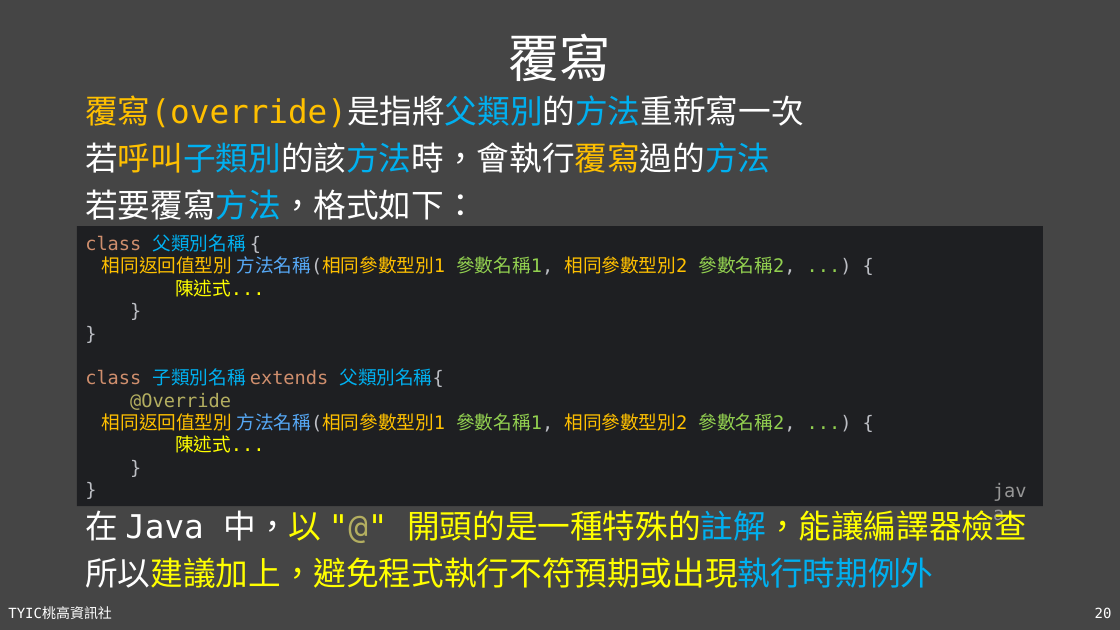
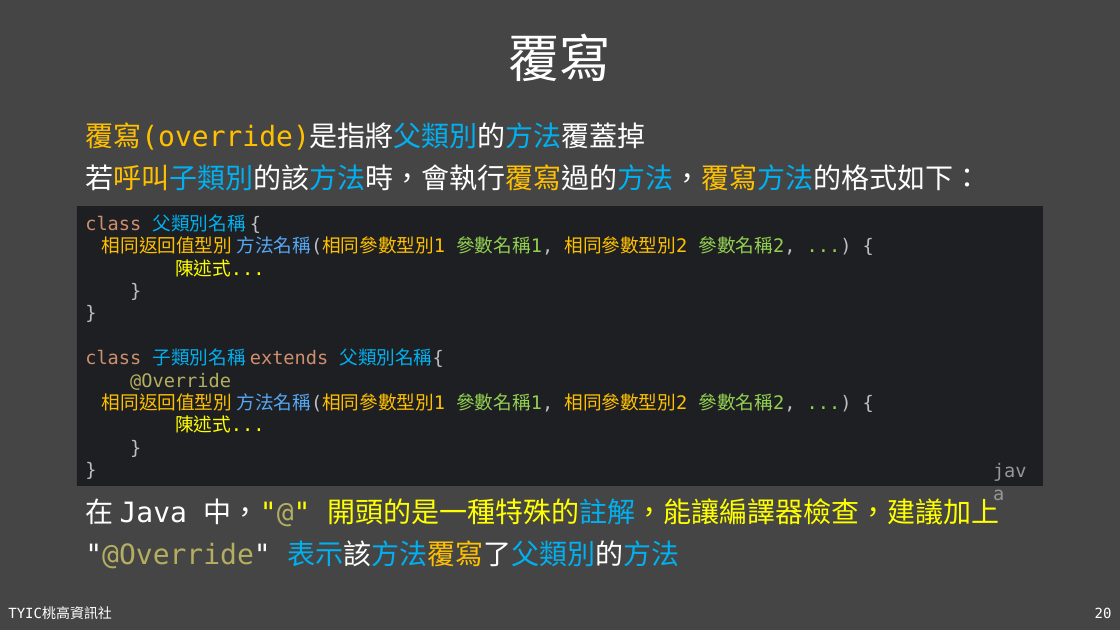
Before and after one commit to TYSHIC/slides, a slide deck: slide 20 of powerpoint/08_類別與物件.pptx. Drawn at 1120x630 pixels with LibreOffice and Linux fonts; fonts in the diff are those of the drawing. Boxes give left, top, right and bottom in pixels: in the first picture for what was removed or moved away, otherwise in the second. Text is boxed around its words. In the diff, an @@ line names an element or a change of style, - is before the commit and + after.

```diff
--- a/powerpoint/08_類別與物件.pptx
+++ b/powerpoint/08_類別與物件.pptx
@@ text at [85,122,981,191]: text changed; size 28 to 24 pt @@
-覆寫(override)是指將父類別的方法重新寫一次
-若呼叫子類別的該方法時，會執行覆寫過的方法
-若要覆寫方法，格式如下：
+覆寫(override)是指將父類別的方法覆蓋掉
+若呼叫子類別的該方法時，會執行覆寫過的方法，覆寫方法的格式如下：
@@ rectangle "class 父類別名稱 {": place and size @@
-rectangle "class 父類別名稱 {" at [77,226,1044,506]
+rectangle "class 父類別名稱 {" at [77,206,1044,486]
@@ text "java": place and size @@
-text "java" at [985,475,1043,506]
+text "java" at [985,455,1043,486]
@@ text at [85,494,999,568]: text changed; size 28 to 24 pt @@
-在 Java 中，以 "@" 開頭的是一種特殊的註解，能讓編譯器檢查
-所以建議加上，避免程式執行不符預期或出現執行時期例外
+在 Java 中，"@" 開頭的是一種特殊的註解，能讓編譯器檢查，建議加上
+"@Override" 表示該方法覆寫了父類別的方法
```
Also in this commit, not shown: 1 other slide changed, 2 slides added, 4 other files.
